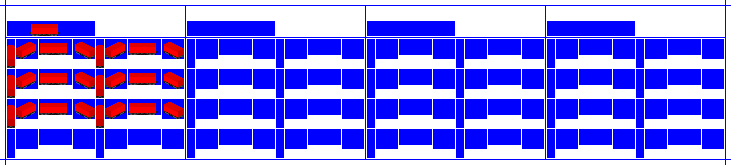
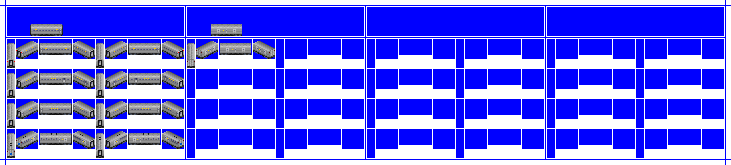
Comparing the layer stacks of the two 731 × 165 images. Changes:
showed "Lights", painted on it over [7, 50, 184, 62]
removed layer "7 Train" over [7, 24, 184, 126]
added layer "CC1 copy" above "CC1" over [7, 24, 275, 158]
painted on "Background" over [7, 7, 724, 36]